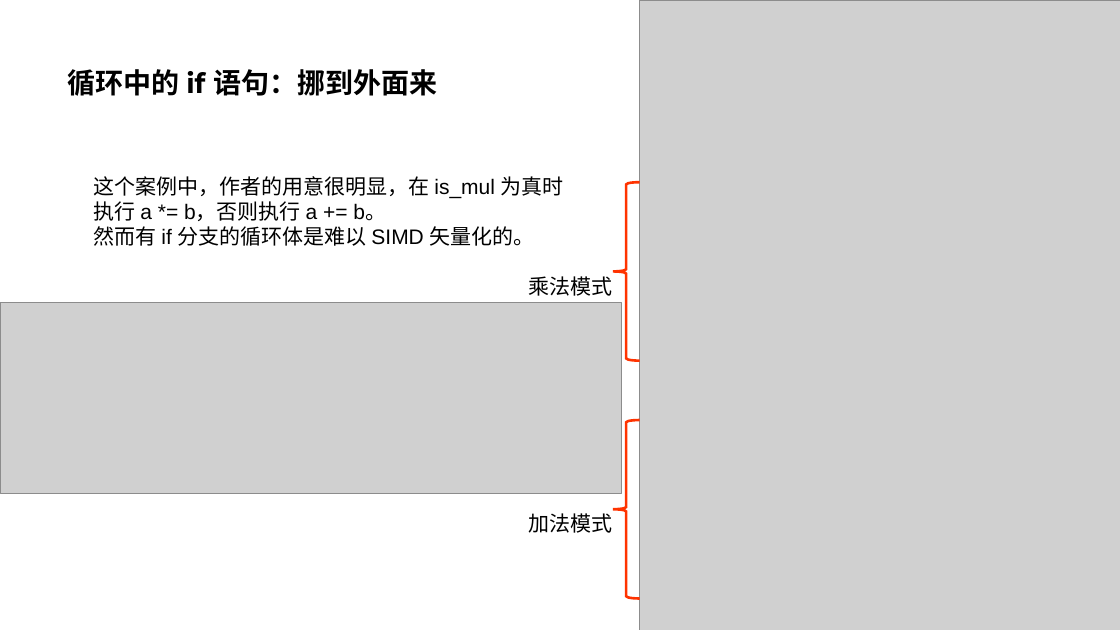
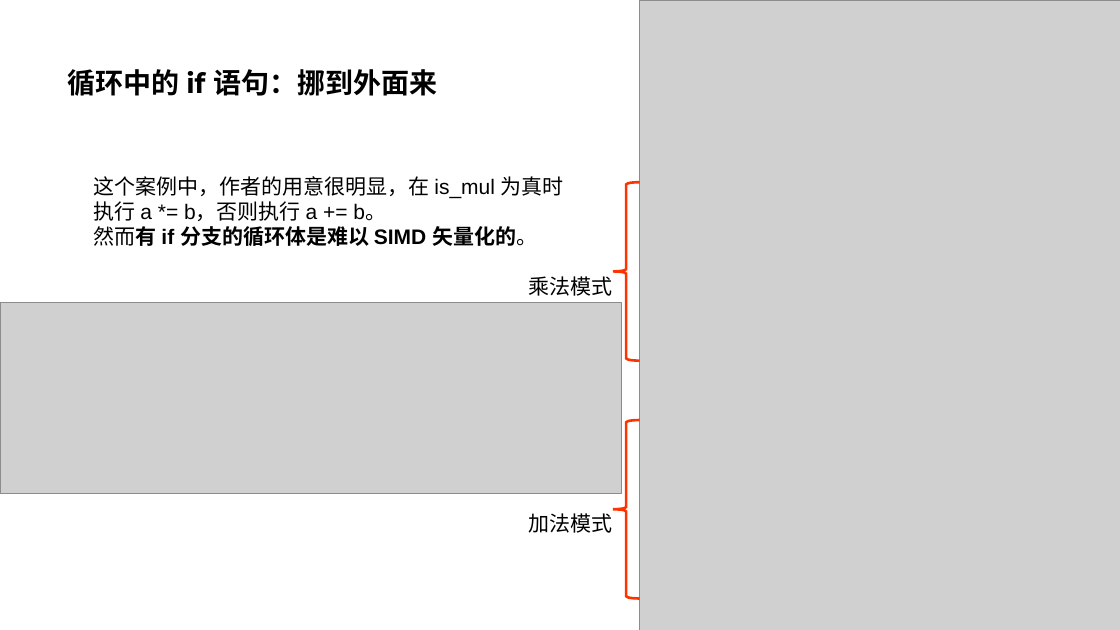
Before and after one commit to parallel101/course, a slide deck: slide 53 of 04/slides.pptx (slide 52 before the commit). Drawn at 1120x630 pixels with LibreOffice and Linux fonts; fonts in the diff are those of the drawing; grey boxes stand for pictures. Boxes give left, top, right and bottom in pixels: in the first picture for what was removed or moved away, otherwise in the second. Text is boxed around its words. In the diff, an @@ line names an element or a change of style, - is before the commit and + after.

```diff
--- a/04/slides.pptx
+++ b/04/slides.pptx
@@ text at [94, 226, 537, 246]: bold on in "然而有 if 分支的循环体是难以 SIMD 矢量化的。" @@
```
Also in this commit, not shown: 3 other slides changed, 9 slides added, 31 other files.
